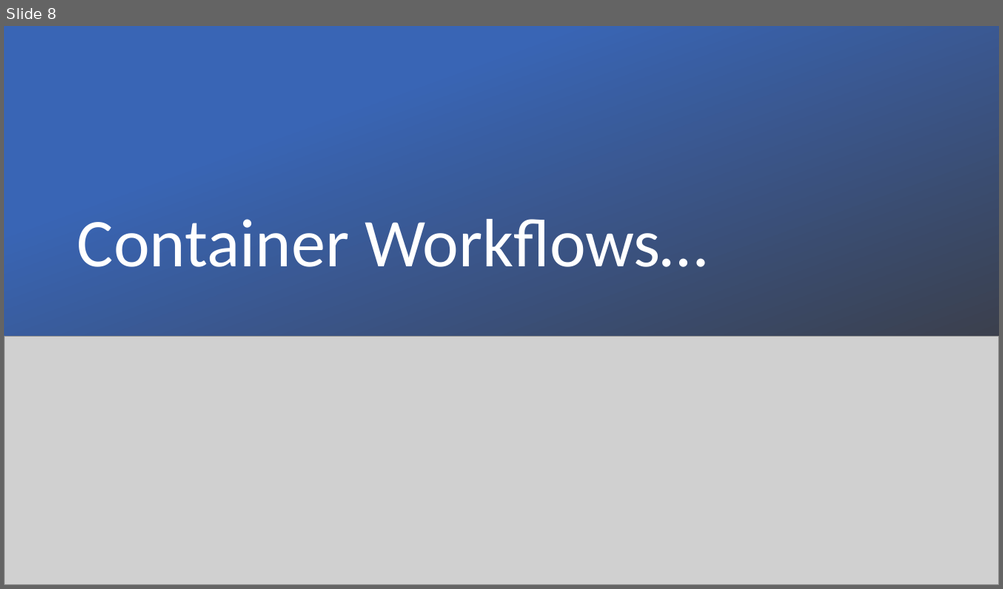
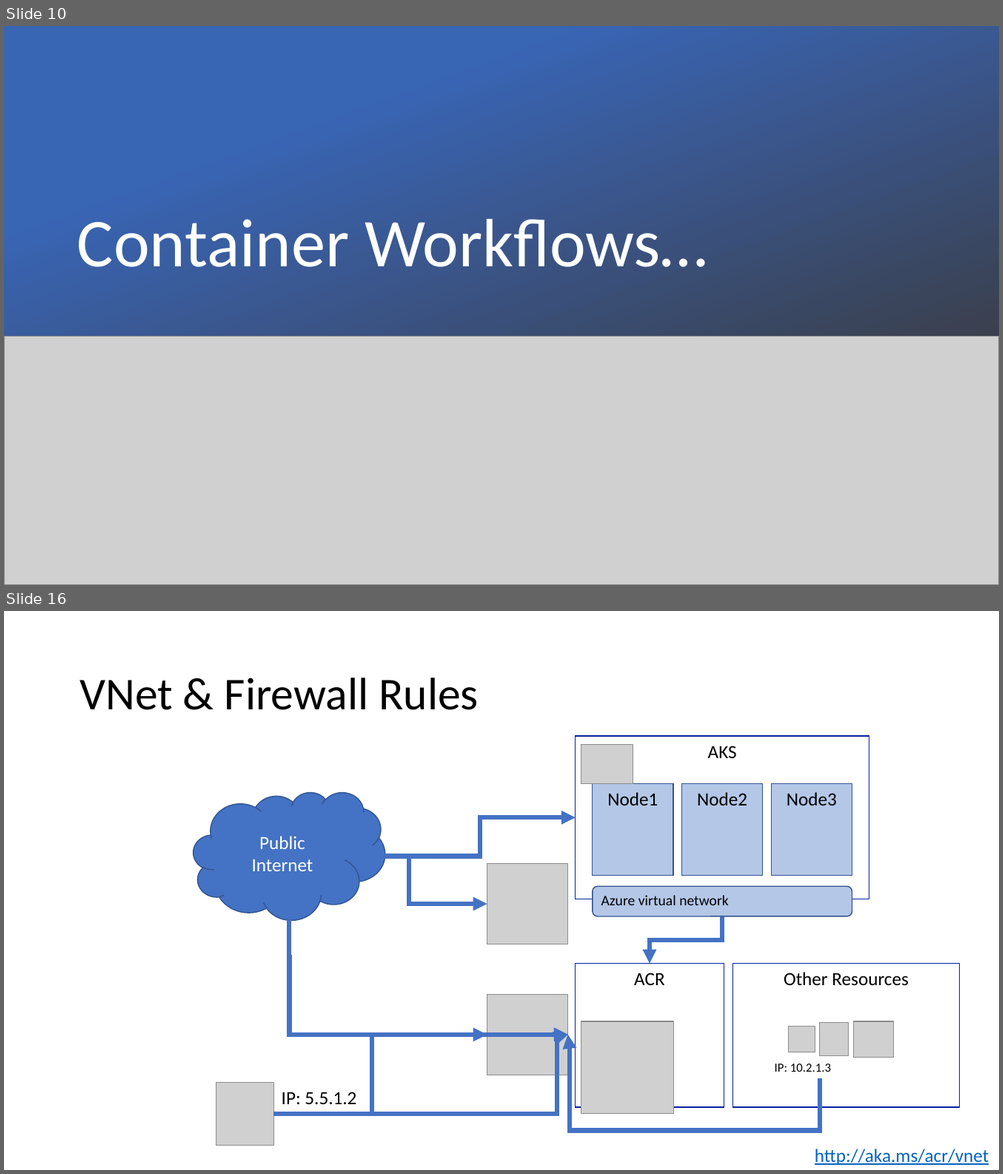
Before and after one commit to SteveLasker/Presentations, a slide deck: ACR/KubeCon-2019-Twistlock-ContainerSecurityDay-SteveLasker.pptx. Shown one above the other, each under a label of ours: slide 8 before the commit, slides 10 and 16 after it; the slides between them are not shown. The pictures are 1003x589 and 1003x1174 pixels, drawn with LibreOffice and Linux fonts; fonts in the diff are those of the drawing; grey boxes stand for pictures. Boxes give left, top, right and bottom in pixels: in the first picture for what was removed or moved away, otherwise in the second. Text is boxed around its words. In the diff, an @@ line names an element or a change of style, - is before the commit and + after.

```diff
--- a/ACR/KubeCon-2019-Twistlock-ContainerSecurityDay-SteveLasker.pptx
+++ b/ACR/KubeCon-2019-Twistlock-ContainerSecurityDay-SteveLasker.pptx
@@ slide 16 added at <box>4,611,999,1170</box>, background #FFFFFF @@
@@ title added at <box>79,678,478,710</box>, 44 pt, text #000000 @@
+VNet & Firewall Rules
@@ rectangle added at <box>575,736,870,900</box>, fill #FFFFFF, outline #08219F 1 pt, 18 pt, text #000000 @@
+AKS
@@ picture added at <box>580,744,633,784</box> @@
@@ rectangle added at <box>593,784,673,876</box>, fill #B4C7E7, outline #325491 1 pt, 18 pt, text #000000 @@
+Node1
@@ rectangle added at <box>681,784,762,876</box>, fill #B4C7E7, outline #325491 1 pt, 18 pt, text #000000 @@
+Node2
@@ rectangle added at <box>771,784,851,876</box>, fill #B4C7E7, outline #325491 1 pt, 18 pt, text #000000 @@
+Node3
@@ cloud added at <box>193,792,385,920</box>, fill #4472C4, outline #325491 1 pt, 18 pt, text #FFFFFF @@
+Public Internet
@@ elbow arrow added from (384, 857) to (575, 817), #4472C4 4.5 pt @@
@@ elbow arrow added from (384, 857) to (486, 904), #4472C4 4.5 pt @@
@@ picture added at <box>486,864,567,945</box> @@
@@ rounded rectangle added at <box>593,886,852,916</box>, fill #B4C7E7, outline #325491 1 pt, 14 pt, text #000000 @@
+Azure virtual network
@@ elbow arrow added from (289, 920) to (568, 1035), #4472C4 4.5 pt @@
@@ elbow arrow added from (289, 920) to (486, 1035), #4472C4 4.5 pt @@
@@ elbow arrow added from (722, 917) to (649, 964), #4472C4 4.5 pt @@
@@ rectangle added at <box>575,964,724,1108</box>, fill #FFFFFF, outline #08219F 1 pt, 18 pt, text #000000 @@
+ACR
@@ rectangle added at <box>733,964,959,1108</box>, fill #FFFFFF, outline #08219F 1 pt, 18 pt, text #000000 @@
+Other Resources
@@ picture added at <box>486,994,567,1075</box> @@
@@ picture added at <box>580,1022,673,1115</box> @@
@@ picture added at <box>789,1027,815,1053</box> @@
@@ picture added at <box>819,1023,848,1056</box> @@
@@ picture added at <box>853,1022,893,1058</box> @@
@@ elbow arrow added from (273, 1115) to (568, 1035), #4472C4 4.5 pt @@
@@ elbow arrow added from (276, 1115) to (568, 1035), #4472C4 4.5 pt @@
@@ elbow arrow added from (819, 1079) to (568, 1035), #4472C4 4.5 pt @@
@@ text added at <box>774,1064,831,1072</box>, 12 pt, text #000000 @@
+IP: 10.2.1.3
@@ picture added at <box>216,1082,273,1145</box> @@
@@ text added at <box>282,1092,356,1105</box>, 18 pt, text #000000 @@
+IP: 5.5.1.2
@@ text added at <box>814,1149,988,1165</box>, 18 pt, text #0563C1, underline @@
+http://aka.ms/acr/vnet
@@ what was slide 8 is now slide 10 @@
```
Also in this commit, not shown: 1 slide changed, 6 other slides added.
